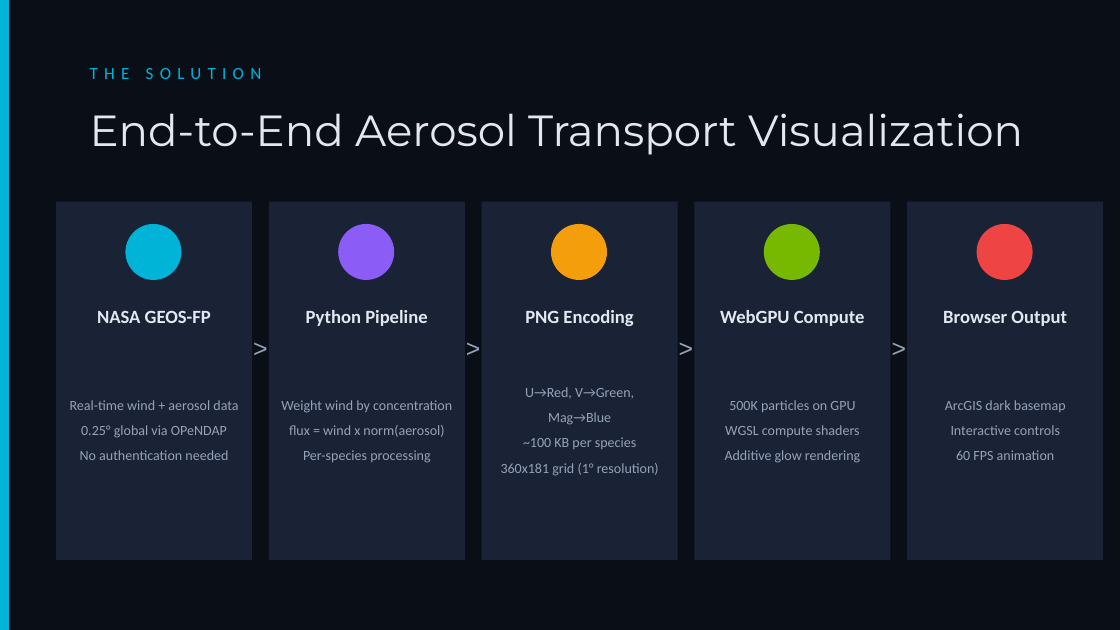
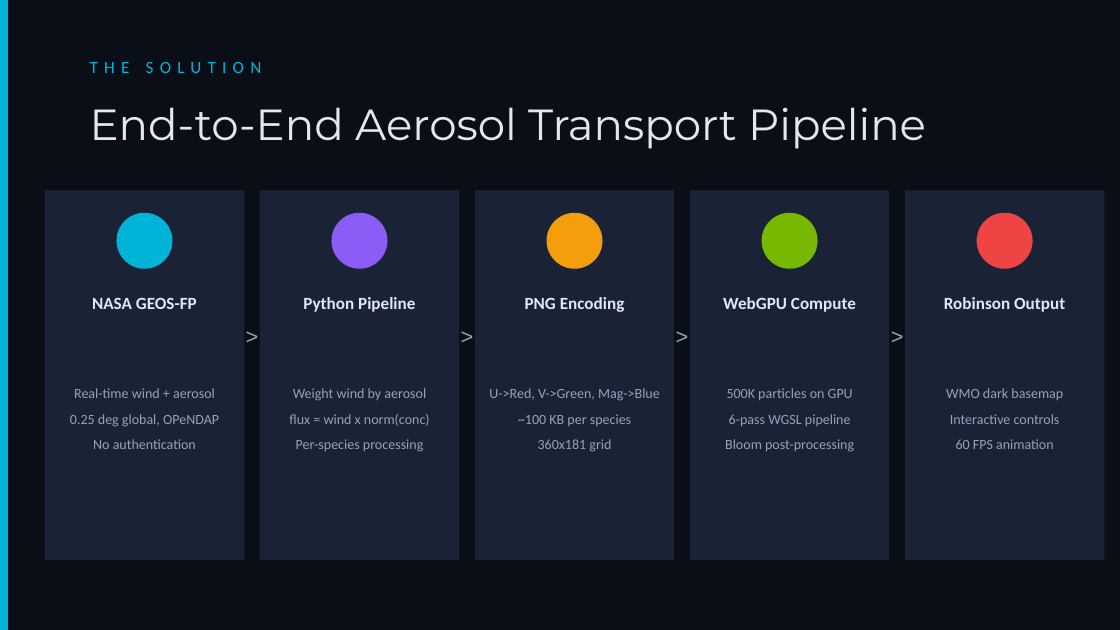
Before and after one commit to garridolecca/aerosols-globe, a slide deck: slide 3 of Earth_in_Action_Aerosols.pptx. Drawn at 1120x630 pixels with LibreOffice and Linux fonts; fonts in the diff are those of the drawing. Boxes give left, top, right and bottom in pixels: in the first picture for what was removed or moved away, otherwise in the second. Text is boxed around its words. In the diff, an @@ line names an element or a change of style, - is before the commit and + after.

```diff
--- a/Earth_in_Action_Aerosols.pptx
+++ b/Earth_in_Action_Aerosols.pptx
@@ text "THE SOLUTION": place and size @@
-text "THE SOLUTION" at [90, 68, 262, 79]
+text "THE SOLUTION" at [90, 62, 262, 73]
@@ text at [90, 107, 926, 149]: text changed @@
-End-to-End Aerosol Transport Visualization
+End-to-End Aerosol Transport Pipeline
@@ proportions changed in 5 elements at [905, 190, 1104, 560], [690, 190, 889, 560], [475, 190, 674, 560], [260, 190, 459, 560], [45, 190, 244, 560] @@
@@ rectangle: place and size @@
-rectangle at [56, 202, 252, 560]
+rectangle at [45, 190, 244, 560]
@@ rectangle: place and size @@
-rectangle at [269, 202, 465, 560]
+rectangle at [260, 190, 459, 560]
@@ rectangle: place and size @@
-rectangle at [482, 202, 678, 560]
+rectangle at [475, 190, 674, 560]
@@ rectangle: place and size @@
-rectangle at [694, 202, 890, 560]
+rectangle at [690, 190, 889, 560]
@@ rectangle: place and size @@
-rectangle at [907, 202, 1103, 560]
+rectangle at [905, 190, 1104, 560]
@@ ellipse: place and size @@
-ellipse at [125, 224, 181, 280]
+ellipse at [116, 213, 172, 269]
@@ size 12 to 11 pt in 4 elements at [723, 297, 856, 312], [525, 297, 625, 312], [303, 297, 415, 312], [92, 298, 197, 309] @@
@@ text "NASA GEOS-FP": place and size @@
-text "NASA GEOS-FP" at [97, 311, 211, 323]
+text "NASA GEOS-FP" at [92, 298, 197, 309]
@@ text "Python Pipeline": place and size @@
-text "Python Pipeline" at [306, 310, 427, 326]
+text "Python Pipeline" at [303, 297, 415, 312]
@@ text "PNG Encoding": place and size @@
-text "PNG Encoding" at [525, 310, 633, 326]
+text "PNG Encoding" at [525, 297, 625, 312]
@@ text "WebGPU Compute": place and size @@
-text "WebGPU Compute" at [720, 310, 865, 326]
+text "WebGPU Compute" at [723, 297, 856, 312]
@@ text at [944, 297, 1065, 312]: text changed; size 12 to 11 pt @@
-Browser Output
+Robinson Output
@@ size 16 to 14 pt in 4 elements at [889, 314, 905, 358], [674, 314, 690, 358], [459, 314, 475, 358], [244, 314, 260, 358] @@
@@ text ">": place and size @@
-text ">" at [252, 325, 269, 370]
+text ">" at [244, 314, 260, 358]
@@ 2 ellipses, 2 texts: place and size @@
-2 ellipses, 2 texts at [338, 224, 694, 370]
+2 ellipses, 2 texts at [332, 213, 690, 358]
@@ 2 ellipses, 1 text: place and size @@
-2 ellipses, 1 text at [764, 224, 1033, 370]
+2 ellipses, 1 text at [762, 213, 1033, 358]
@@ text "Weight wind by aerosol": place and size @@
-text "Weight wind by aerosol" at [281, 400, 452, 463]
+text "Weight wind by aerosol" at [289, 388, 430, 452]
@@ text "U->Red, V->Green, Mag->Blue": place and size @@
-text "U->Red, V->Green, Mag->Blue" at [501, 387, 659, 476]
+text "U->Red, V->Green, Mag->Blue" at [489, 388, 660, 452]
@@ text "500K particles on GPU": place and size @@
-text "500K particles on GPU" at [725, 400, 860, 463]
+text "500K particles on GPU" at [725, 388, 854, 452]
@@ text "WMO dark basemap": place and size @@
-text "WMO dark basemap" at [945, 400, 1066, 460]
+text "WMO dark basemap" at [946, 388, 1063, 449]
@@ text at [70, 388, 219, 449]: text changed @@
-Real-time wind + aerosol data
-0.25° global via OPeNDAP
-No authentication needed
+Real-time wind + aerosol
+0.25 deg global, OPeNDAP
+No authentication
@@ text at [289, 388, 430, 426]: text changed @@
-Weight wind by concentration
-flux = wind x norm(aerosol)
+Weight wind by aerosol
+flux = wind x norm(conc)
@@ text at [489, 388, 660, 401]: text changed @@
-U→Red, V→Green, Mag→Blue
+U->Red, V->Green, Mag->Blue
@@ text at [946, 388, 1063, 400]: text changed @@
-ArcGIS dark basemap
+WMO dark basemap
@@ text at [725, 414, 854, 452]: text changed @@
-WGSL compute shaders
-Additive glow rendering
+6-pass WGSL pipeline
+Bloom post-processing
@@ text at [538, 439, 611, 452]: text changed @@
-360x181 grid (1° resolution)
+360x181 grid
```
Also in this commit, not shown: 8 other slides changed, 2 slides added.
